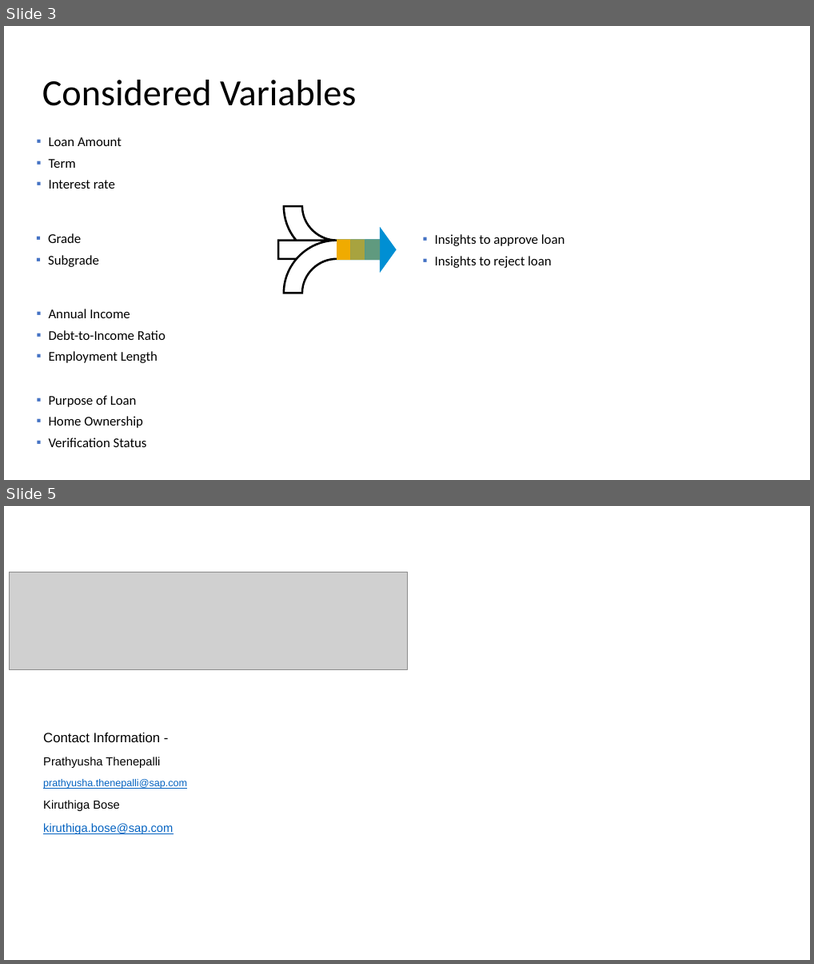
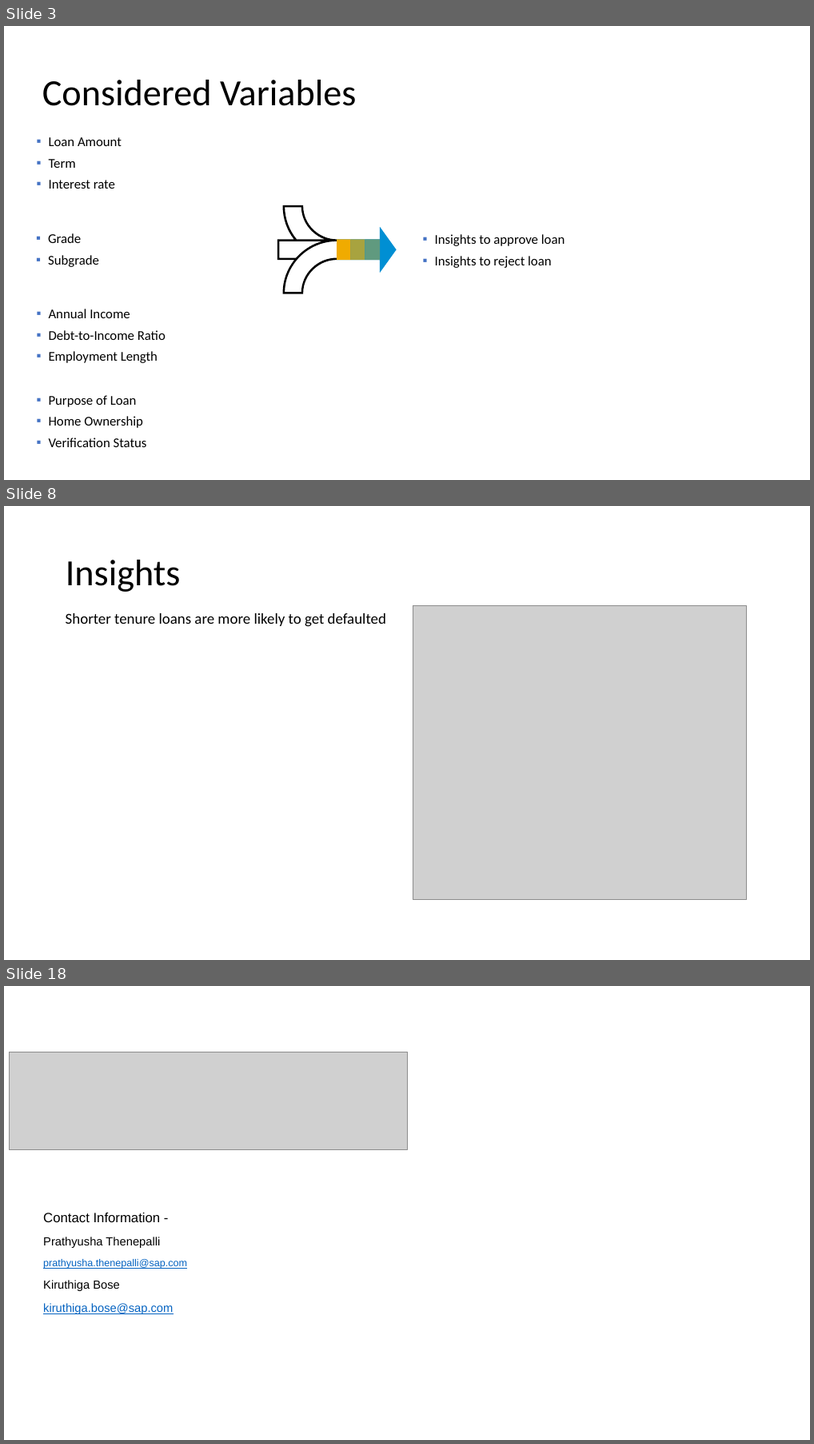
Before and after one commit to KBinSAP/LendingClub, a slide deck: Lending_Club_Case_Study.pptx. Shown one above the other, each under a label of ours: slides 3 and 5 before the commit, slides 3, 8 and 18 after it; the slides between them are not shown. The pictures are 814x964 and 814x1444 pixels, drawn with LibreOffice and Linux fonts; fonts in the diff are those of the drawing; grey boxes stand for pictures; background and template pictures are left out. Boxes give left, top, right and bottom in pixels: in the first picture for what was removed or moved away, otherwise in the second. Text is boxed around its words. In the diff, an @@ line names an element or a change of style, - is before the commit and + after.

```diff
--- a/Lending_Club_Case_Study.pptx
+++ b/Lending_Club_Case_Study.pptx
@@ slide 8 added at [4, 506, 810, 960], background #FFFFFF @@
@@ title added at [66, 560, 181, 592], 44 pt, text #000000 @@
+Insights
@@ text added at [66, 613, 386, 627], 18 pt, text #000000 @@
+Shorter tenure loans are more likely to get defaulted
@@ picture added at [414, 606, 747, 900] @@
@@ what was slide 5 is now slide 18 @@
```
Also in this commit, not shown: 1 slide changed, 12 other slides added.
